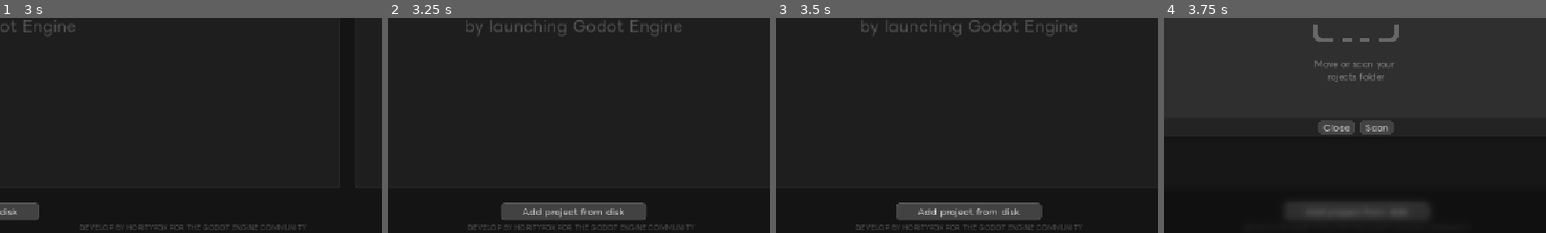
Above: before the commit, frames 1-4 (left to right).
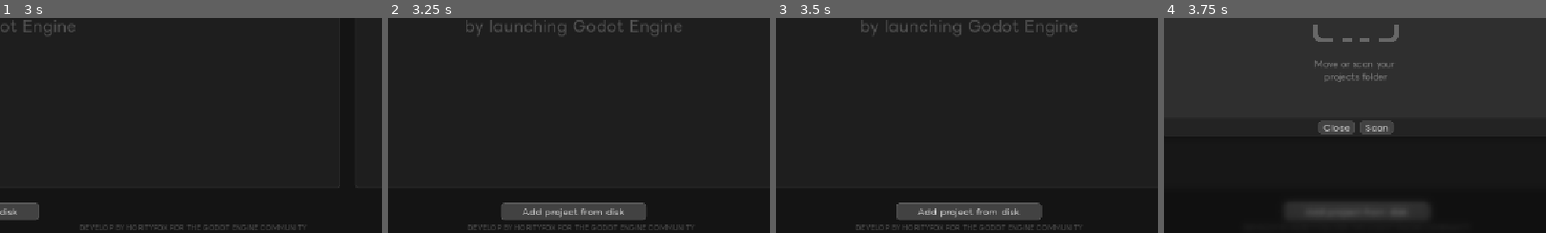
Above: after the commit, the same moments.

Repository: horityfoxy/GodotHub
Game: Godot game, scene res://nodes/main.tscn
The game is run twice, just before and just after one commit, with the same random seed, the same clock (stepped at 60 frames per second) and the same inputs. The engine's default icon, where the game draws it, is replaced by a stand-in: a white triangle on a blue panel in a dark square.
Inputs (mouse positions are % of the whole screen's width and height, from its top left):
- Up to frame 1 (3 s): click "Projects" at 0.5 s; click "Versions" at 1.25 s; click (94, 4) at 2 s; click "Projects" at 2.75 s
- Up to frame 2 (3.25 s): no input
- Up to frame 3 (3.5 s): no input
- Up to frame 4 (3.75 s): click "Add project from disk" at 3.5 s
The pictures show only the part of the screen within x 25-75%, y 49-99%; the shares and areas given below are measured in that part.

Frames 1-3 are identical in both runs. In frame 4, 0.2% of the frame differs, in the area x 42-59%, y 25-30%.

Commit message:
release version

Diff:
--- a/nodes/UI/engine_version_parsing_panel.tscn
+++ b/nodes/UI/engine_version_parsing_panel.tscn
@@ -153,9 +153,11 @@
 	if _progress_bar: _progress_bar.hide()
 
 func _is_executable(file_name: String) -> bool:
-	var lower_name = file_name.to_lower()
-	if OS.get_name() == \"Windows\": return lower_name.ends_with(\".exe\") and not \"console\" in lower_name
-	return not lower_name.contains(\".\") or lower_name.ends_with(\".x86_64\")
+	var lower_name = file_name.get_file().to_lower()
+	if not lower_name.begins_with(\"godot_\"): return false
+	if OS.get_name() == \"Windows\":
+		return lower_name.ends_with(\".exe\") and not \"console\" in lower_name
+	return lower_name.ends_with(\"x86_64\") or lower_name.ends_with(\"x11.64\") or lower_name.ends_with(\"x11.32\")
 "
 
 [sub_resource type="ShaderMaterial" id="ShaderMaterial_1ubim"]
--- a/nodes/UI/godot_version_panel.tscn
+++ b/nodes/UI/godot_version_panel.tscn
@@ -79,6 +79,7 @@
 	var is_running := false
 	var output := []
 	var my_pid = OS.get_process_id()
+
 	match OS.get_name():
 		\"Windows\":
 			var win_path = exe_path.replace(\"/\", \"\\\\\")
@@ -86,17 +87,28 @@
 			OS.execute(\"powershell.exe\", [\"-Command\", ps_cmd], output)
 			if output.size() > 0 and not output[0].strip_edges().is_empty():
 				is_running = true
-		\"Linux\", \"macOS\", \"FreeBSD\":
-			OS.execute(\"pgrep\", [\"-f\", exe_path], output)
-
+		\"Linux\":
+			OS.execute(\"pgrep\", [\"-f\", exe_path.get_file()], output)
 			if output.size() > 0:
+				var pids = output[0].split(\"\\n\", false)
+				for pid_str in pids:
+					var found_pid = pid_str.strip_edges().to_int()
+					if found_pid > 0 and found_pid != my_pid:
+						var link_out := []
+						OS.execute(\"readlink\", [\"-f\", \"/proc/%d/exe\" % found_pid], link_out)
+						if link_out.size() > 0 and link_out[0].strip_edges() == exe_path:
+							is_running = true
+							break
+
+		\"macOS\", \"FreeBSD\":
+			OS.execute(\"lsof\", [\"-t\", exe_path], output)
+			if output.size() > 0 and not output[0].strip_edges().is_empty():
 				var pids = output[0].split(\"\\n\", false)
 				for pid_str in pids:
 					var found_pid = pid_str.strip_edges().to_int()
 					if found_pid > 0 and found_pid != my_pid:
 						is_running = true
 						break
-
 	return is_running
 "
 
--- a/nodes/main.tscn
+++ b/nodes/main.tscn
@@ -903,18 +903,30 @@
 
 func _create_linux_sh(base_dir: String, temp_dir: String, exe_name: String) -> void:
 	var sh_path = base_dir.path_join(\"updater.sh\")
+	var my_pid = OS.get_process_id()
+	var exe_full = base_dir.path_join(exe_name)
 	var sh_content = \"\"\"#!/bin/bash
-sleep 2
-cp -rn \"%s/\"* \"%s/\"
+#
+while kill -0 %d 2>/dev/null; do
+    sleep 1
+done
+cp -rf \"%s/\"* \"%s/\"
 rm -rf \"%s\"
 chmod +x \"%s\"
 \"%s\" &
 rm -- \"$0\"
-\"\"\" % [temp_dir, base_dir, temp_dir, base_dir.path_join(exe_name), base_dir.path_join(exe_name)]
+\"\"\" % [my_pid, temp_dir, base_dir, temp_dir, exe_full, exe_full]
+
 	var f = FileAccess.open(sh_path, FileAccess.WRITE)
-	f.store_string(sh_content)
-	f.close()
-	OS.execute(\"chmod\", [\"+x\", sh_path])
+	if f:
+		f.store_string(sh_content)
+		f.close()
+
+	# Делаем сам скрипт исполняемым
+	var output = []
+	OS.execute(\"chmod\", [\"+x\", sh_path], output)
+
+	# Запускаем скрипт
 	OS.create_process(\"/bin/bash\", [sh_path])
 "
 
@@ -2185,6 +2197,7 @@
 uppercase = true
 
 [node name="popup_window" type="Control" parent="." unique_id=182114234 node_paths=PackedStringArray("_blur", "_drag_and_drop_window", "_settings_window", "_get_new_version_window", "_fix_path_window", "_swich_project_version", "_new_icon_window")]
+visible = false
 layout_mode = 3
 anchors_preset = 15
 anchor_right = 1.0
@@ -2214,6 +2227,7 @@
 script = SubResource("GDScript_cmhxe")
 
 [node name="drag_and_drop_project" type="Control" parent="popup_window" unique_id=1795121393 node_paths=PackedStringArray("_close_window_button", "_drag_and_drop_window")]
+visible = false
 z_index = 1
 layout_mode = 1
 anchors_preset = 15
@@ -2375,6 +2389,7 @@
 script = null
 
 [node name="settings" type="Control" parent="popup_window" unique_id=1532549054 node_paths=PackedStringArray("_settings_window")]
+visible = false
 z_index = 1
 layout_mode = 1
 anchors_preset = 15
@@ -2553,6 +2568,7 @@
 layout_mode = 2
 
 [node name="about_window" type="Panel" parent="popup_window/settings" unique_id=266747320 node_paths=PackedStringArray("_view_window", "_godot_hub_button", "_lineseedjp_button", "_godot_engine_button", "_about_program_button", "_close_about_window_button", "_update_button")]
+visible = false
 custom_minimum_size = Vector2(600, 388)
 layout_mode = 1
 anchors_preset = -1
--- a/scripts/singleton/version_control.gd
+++ b/scripts/singleton/version_control.gd
@@ -3,7 +3,7 @@
 @warning_ignore("unused_signal")
 signal internet_allowed
 
-const version : String = "0.0.0"
+const version : String = "1.0.0"
 const SAVE_PATH = "user://installed_versions.json"
 
 var _versions_data: Dictionary = {}
--- a/src/languages/languages.csv
+++ b/src/languages/languages.csv
@@ -24,16 +24,16 @@
 #btn_scan,Сканировать,Scan,扫描,Escanear,Scan,Scan,Scan,スキャン,Balayage,스캔,Skanować,Tarayın,Сканувати,Scansionare
 #msg_move_or_scan,"Переместите или сканируйте
 папку с проектами","Move or scan your
-rojects folder","移动或扫描
-项目文件夹","Mueva o escanee su
-carpeta rojects","Mover ou digitalizar o seu
-rojects folder","Mova ou escaneie seu
-pasta rojects","Verschieben oder scannen Sie Ihre
-projektordner","あなたの移動またはスキャン
-rojectsフォルダ","Déplacez ou scannez votre
-dossier de projets","이동 또는 스캔
+projects folder","移动或扫描
+项目文件夹","Mover o escanear
+carpeta de proyectos","Mova ou digitalize
+pasta de projetos","Mover ou digitalizar
+a pasta do projeto","Verschieben oder scannen
+ordner mit Projekten","移動またはスキャン
+プロジェクトフォルダ","Déplacer ou numériser
+dossier de projet","이동 또는 스캔
 프로젝트 폴더","Przenieś lub zeskanuj
-folder z projektami",Projelerin bulunduğu klasörü taşıyın veya tarayın,"Перемістіть або скануйте
+folder z projektami",Projeleri içeren klasörü taşıyın veya tarayın,"Перемістіть або скануйте
 папку з проектами","Sposta o scansiona
 cartella Progetti"
 #tab_settings,Настройки,Settings,设置,Ajustes,Definições,Configurações,Einstellung,設定,Paramètres,설정,Konfiguracja,Ayarlar,Настройка,Regolazioni
Binary file added: screenshots/01.png
Binary file added: screenshots/02.png
Binary file added: screenshots/03.png
Binary file added: screenshots/04.png
Binary file added: screenshots/05.png
Binary file added: screenshots/06.png
Binary file changed: src/languages/languages.de.translation
Binary file changed: src/languages/languages.en.translation
Binary file changed: src/languages/languages.es.translation
Binary file changed: src/languages/languages.fr.translation
Binary file changed: src/languages/languages.ja.translation
Binary file changed: src/languages/languages.pt.translation
(and 3 more such lines)
